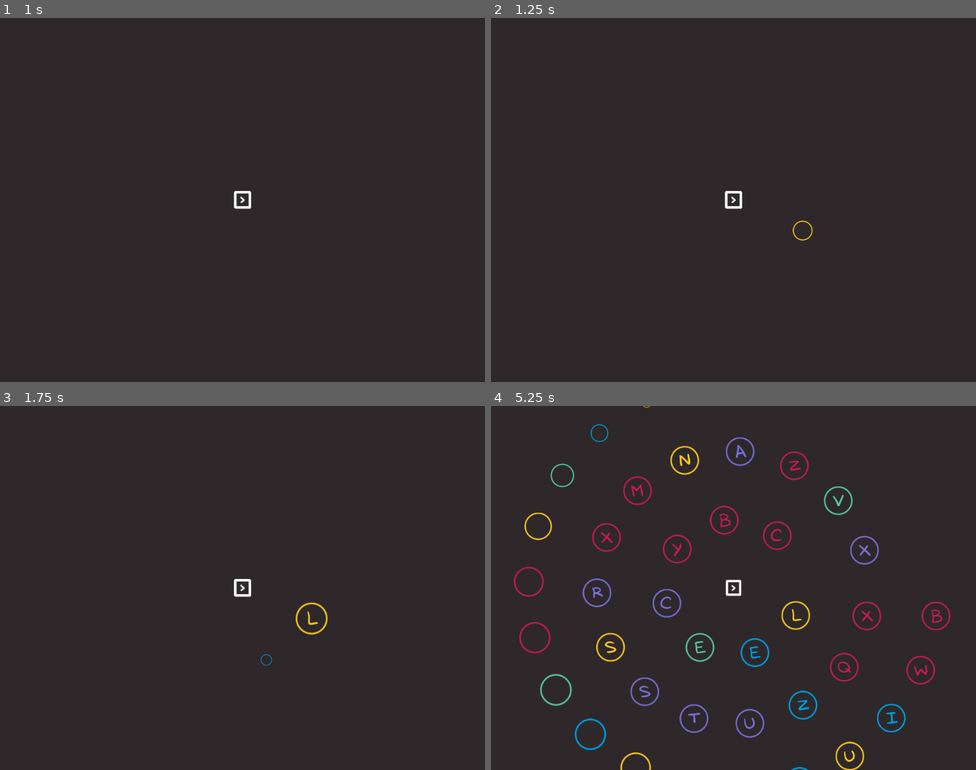
Above: before the commit, frames 1-4 (two rows, left to right).
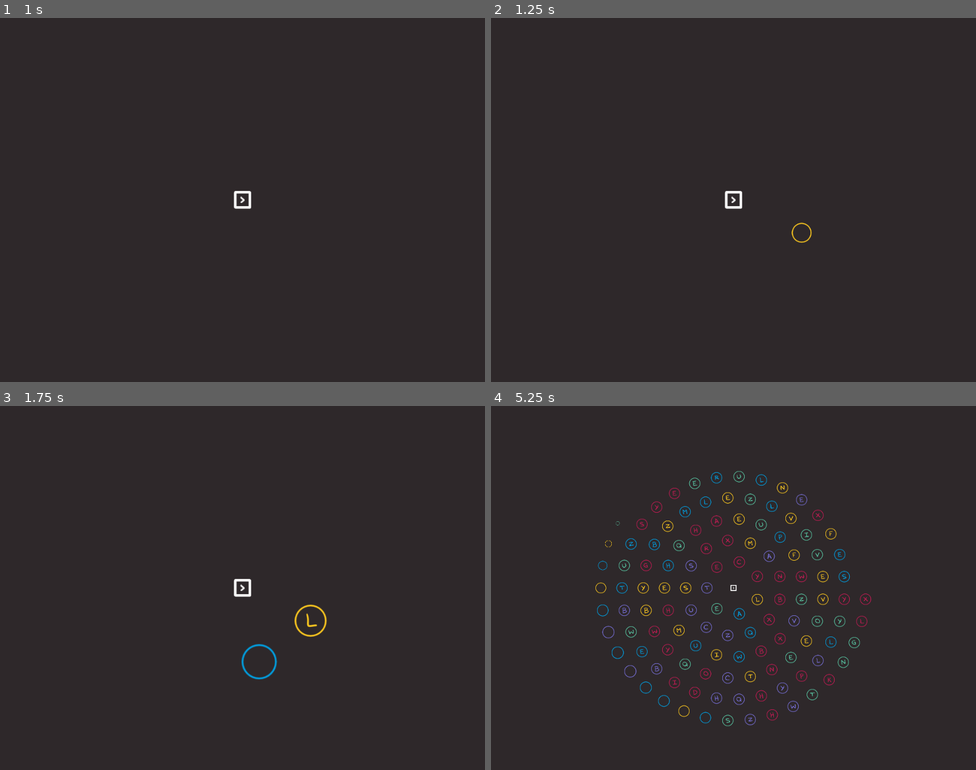
Above: after the commit, the same moments.

Repository: gontzalve/SSLS
Game: Godot game, scene res://scenes/game/main/main.tscn
Two runs of this game, one before a commit and one after it. Both use one fixed random seed, a clock stepped at 60 frames per second and the inputs below.
Inputs (mouse positions are in pixels of both pictures, inside the frame that each line leads up to):
- Up to frame 1 (1 s): tap Enter at 0.5 s; move the mouse to (349, 181) at 0.52 s; hold D (move_right) from 0.53 s (still down); tap Mouse wheel up (zoom_in) at 0.6 s; tap Mouse wheel down (zoom_out) at 0.8 s
- Up to frame 2 (1.25 s): keep holding D (move_right)
- Up to frame 3 (1.75 s): tap Space at 1.25 s; move the mouse to (145, 606) at 1.27 s; release D (move_right) at 1.28 s; hold S (move_down) from 1.28 s (still down); tap Mouse wheel down (zoom_out) at 1.35 s; tap Mouse wheel up (zoom_in) at 1.55 s
- Up to frame 4 (5.25 s): move the mouse to (782, 507) at 2.02 s; release S (move_down) at 2.03 s; hold D (move_right) 2.03-2.78 s; click (782, 507) at 2.1 s; tap Mouse wheel down (zoom_out) at 2.3, 3.6, 5.1 s; move the mouse to (709, 660) at 2.77 s; hold W (move_up) 2.78-3.53 s; tap Mouse wheel up (zoom_in) at 2.85, 4.35 s; move the mouse to (879, 642) at 3.52 s; hold A (move_left) 3.53-5.03 s; move the mouse to (588, 533) at 4.27 s; move the mouse to (757, 588) at 5.02 s; hold S (move_down) from 5.03 s (still down)

Frame 1 is identical in both runs. In frame 2, less than 0.1% of the frame differs, in the area x 61-67%, y 55-62%; in frame 3, 0.4%; in frame 4, 7.3%, in the area x 4-95%, y 0-100%.

Commit message:
Refactor camera zoom script

Diff:
--- a/scenes/game/camera/camera_zoom.gd
+++ b/scenes/game/camera/camera_zoom.gd
@@ -15,8 +15,9 @@
 const ZOOM_IN_ACTION: String = "zoom_in"
 const ZOOM_OUT_ACTION: String = "zoom_out"
 
-const MAX_ZOOM_IN: float = 1
-const MAX_ZOOM_OUT: float = 0.5
+const ZOOM_IN_LEVEL_FROM_PLAYER: float = 1
+const ZOOM_OUT_LEVEL_FROM_PLAYER: float = 0.5
+const ZOOM_MIN_LEVEL: float = 0.3
 const ZOOM_STEP: float = 0.1
 const ZOOM_DETECTION_TIME: float = 0.3
 const ZOOM_INACTIVITY_TIME: float = 0.2
@@ -34,15 +35,21 @@
 	current_zoom_transition = ZoomTransitionState.NONE
 	zoom_detection_timer = 0
 	zoom_inactivity_timer = 0
-	_set_zoom(1)
+	apply_zoom_level(1)
 
 
 func _process(delta: float) -> void:
 	_check_zoom_input(delta)
 
 
-func start_zoom(zoom_target: float, duration: float) -> void:
-	_tween_camera_zoom(zoom_target, duration)
+func apply_zoom_level(zoom_level: float) -> void:
+	current_zoom = maxf(zoom_level, ZOOM_MIN_LEVEL)
+	camera2D.zoom = Vector2.ONE * current_zoom
+
+
+func start_zoom(zoom_level: float, duration: float) -> void:
+	current_zoom = maxf(zoom_level, ZOOM_MIN_LEVEL)
+	_tween_camera_zoom(current_zoom, duration)
 
 
 func get_current_zoom() -> float:
@@ -71,9 +78,9 @@
 	zoom_detection_timer += delta * ZOOM_SENSIBILITY
 	if zoom_detection_timer >= ZOOM_DETECTION_TIME:
 		if detected_input == 1:
-			_zoom_in()
+			_zoom_in_from_player()
 		else:
-			_zoom_out()
+			_zoom_out_from_player()
 
 
 func _get_zoom_input() -> int:
@@ -90,25 +97,20 @@
 		return
 	zoom_inactivity_timer += delta
 	if zoom_inactivity_timer >= ZOOM_INACTIVITY_TIME:
-		_reset()
+		_reset_zoom_detection()
 
 
-func _zoom_in() -> void:
+func _zoom_in_from_player() -> void:
 	current_zoom_transition = ZoomTransitionState.EXECUTING_ZOOM_IN
-	_set_zoom(MAX_ZOOM_IN)
+	start_zoom(ZOOM_IN_LEVEL_FROM_PLAYER, PLAYER_ZOOM_DURATION)
 	zoom_changed.emit(true)
 
 
-func _zoom_out() -> void:
+func _zoom_out_from_player() -> void:
 	current_zoom_transition = ZoomTransitionState.EXECUTING_ZOOM_OUT
-	_set_zoom(MAX_ZOOM_OUT)
+	start_zoom(ZOOM_OUT_LEVEL_FROM_PLAYER, PLAYER_ZOOM_DURATION, )
 	zoom_changed.emit(false)
 
-
-func _set_zoom(zoom_level: float) -> void:
-	zoom_level = clampf(zoom_level, MAX_ZOOM_OUT, MAX_ZOOM_IN)
-	current_zoom = zoom_level
-	_tween_camera_zoom(zoom_level, PLAYER_ZOOM_DURATION)
 
 
 func _tween_camera_zoom(zoom_level: float, duration: float) -> void:
@@ -121,10 +123,10 @@
 
 
 func _on_tween_ended():
-	_reset()
+	_reset_zoom_detection()
 
 
-func _reset():
+func _reset_zoom_detection():
 	current_zoom_transition = ZoomTransitionState.NONE
 	zoom_detection_timer = 0
 	zoom_inactivity_timer  = 0
--- a/scenes/game/letter/letter.gd
+++ b/scenes/game/letter/letter.gd
@@ -7,6 +7,9 @@
 
 var assigned_letter_char: String = ""
 var assigned_color: Color
+
+@export var audio_player: AudioStreamPlayer
+@export var sfx_appear: AudioStream
 
 const LETTER_GROUP_NAME: String = "letters"
 const CLOSE_TO_ZERO_SPEED: float = 3
@@ -35,6 +38,7 @@
 
 func _on_appeared() -> void:
 	$LetterSprite.show()
+	# _play_appear_sfx(randf_range(0.9, 1.1))
 
 
 func _physics_process(delta: float) -> void:
@@ -98,3 +102,9 @@
 func _set_color(color: Color) -> void:
 	$LetterSprite.modulate = color
 	$Outline.modulate = color
+
+
+func _play_appear_sfx(pitch: float) -> void:
+	audio_player.pitch_scale = pitch
+	audio_player.stream = sfx_appear
+	audio_player.play()
--- a/scenes/game/letter/letter.tscn
+++ b/scenes/game/letter/letter.tscn
@@ -1,15 +1,16 @@
-[gd_scene load_steps=7 format=3 uid="uid://d2mt4713epsq8"]
+[gd_scene load_steps=8 format=3 uid="uid://d2mt4713epsq8"]
 
 [ext_resource type="Script" path="res://scenes/game/letter/letter.gd" id="1_ykfcf"]
 [ext_resource type="Resource" uid="uid://cdk1xdepsungo" path="res://data/color_palette/color_palette.tres" id="2_lpad2"]
 [ext_resource type="Resource" uid="uid://b416tkf4phlrv" path="res://data/letters/letter_textures.tres" id="3_pbucg"]
 [ext_resource type="Texture2D" uid="uid://eq00cndsu4vj" path="res://graphics/game/letters/letter_a.png" id="4_5eqql"]
+[ext_resource type="AudioStream" uid="uid://bqp56jh80yxre" path="res://sfxs/sfx_splash.wav" id="4_tfia8"]
 [ext_resource type="Texture2D" uid="uid://b35s65xixkvam" path="res://graphics/game/outline/outline.png" id="5_qugxa"]
 
 [sub_resource type="CircleShape2D" id="CircleShape2D_pp8vm"]
 radius = 32.0
 
-[node name="Letter" type="CharacterBody2D" groups=["letters"]]
+[node name="Letter" type="CharacterBody2D" node_paths=PackedStringArray("audio_player") groups=["letters"]]
 collision_layer = 2
 collision_mask = 7
 motion_mode = 1
@@ -18,6 +19,8 @@
 letter_textures_data = ExtResource("3_pbucg")
 force_magnitude = 15.0
 friction = Vector2(320, 320)
+audio_player = NodePath("AudioStreamPlayer")
+sfx_appear = ExtResource("4_tfia8")
 
 [node name="LetterSprite" type="Sprite2D" parent="."]
 scale = Vector2(0.75, 0.75)
@@ -28,3 +31,5 @@
 
 [node name="CollisionShape2D" type="CollisionShape2D" parent="."]
 shape = SubResource("CircleShape2D_pp8vm")
+
+[node name="AudioStreamPlayer" type="AudioStreamPlayer" parent="."]
--- a/scenes/game/levels/level_generator.gd
+++ b/scenes/game/levels/level_generator.gd
@@ -12,15 +12,15 @@
 var letter_node_slot_radius: float
 var current_spawn_circle_radius: float
 
-const LETTER_COUNT: int = 360
+const LETTER_COUNT: int = 180
 const LETTER_REPETITIONS: int = 4
 
 const LETTER_NODE_RADIUS: float = 54.0
 const LETTER_NODE_RADIUS_PADDING: float = 8.0
 const SPAWN_CIRCLE_INITIAL_RADIUS: float = 150.0
-const SPAWN_CIRCLE_RADIUS_INCREASE_STEP: float = 150.0
+const SPAWN_CIRCLE_RADIUS_INCREASE_STEP: float = 120.0
 
-const LETTER_APPEAR_INITIAL_DELAY: float = 0.5
+const LETTER_APPEAR_INITIAL_DELAY: float = 0.4
 
 
 func _ready() -> void:
@@ -45,12 +45,14 @@
 	var spawned_letters: int = 0
 	current_spawn_circle_radius = SPAWN_CIRCLE_INITIAL_RADIUS
 	while spawned_letters < LETTER_COUNT:
-		print("Spawned Letters: " , spawned_letters, " / Spawn Radius: ", current_spawn_circle_radius)
+		# print("Spawned Letters: " , spawned_letters, " / Spawn Radius: ", current_spawn_circle_radius)
 		var letter_slot_angle: float = _calculate_letter_slot_angle(current_spawn_circle_radius)
 		var letter_slot_count: int = floori(360.0 / letter_slot_angle)
-		letter_slot_count = min(letter_slot_count, LETTER_COUNT - spawned_letters)
-		print("Slot Angle: " , letter_slot_angle)
-		print("Letter slots: " , letter_slot_count)
+		letter_slot_angle = 360.0 / letter_slot_count
+		if letter_slot_count > LETTER_COUNT - spawned_letters:
+			return
+		# print("Slot Angle: " , letter_slot_angle)
+		# print("Letter slots: " , letter_slot_count)
 		var letter_node_ring: Array[Node] = []
 		for i in range(letter_slot_count):
 			var spawn_angle: float = (letter_slot_angle / 2) + i * letter_slot_angle
@@ -60,7 +62,8 @@
 			spawned_letters += 1
 		letter_node_rings.append(letter_node_ring)
 		current_spawn_circle_radius += SPAWN_CIRCLE_RADIUS_INCREASE_STEP
-		print("-------------------------------")
+		print("spawned: ", spawned_letters)
+		# print("-------------------------------")
 
 
 func _calculate_letter_slot_angle(spawn_radius: float) -> float:
@@ -115,14 +118,15 @@
 			delay = maxf(delay, 0.01)
 			await get_tree().create_timer(delay).timeout
 			appeared_letter_count += 1
-		level_ring_appeared.emit()
+		if i < letter_node_rings.size() - 1:
+			level_ring_appeared.emit()
 	await get_tree().create_timer(0.5).timeout
 	level_created.emit()
 
 
 func _calculate_letter_appear_delay(letter_index: int) -> float:
 	var delay: float = LETTER_APPEAR_INITIAL_DELAY
-	delay -= LETTER_APPEAR_INITIAL_DELAY * _ease_out_expo(letter_index / 48.0)
+	delay -= LETTER_APPEAR_INITIAL_DELAY * _ease_out_expo(letter_index / 36.0)
 	return delay
 
 
--- a/scenes/game/main/main_controller.gd
+++ b/scenes/game/main/main_controller.gd
@@ -32,10 +32,13 @@
 
 
 func _on_level_ring_appeared() -> void:
-	game_camera.start_zoom(game_camera.get_current_zoom() - 0.1, 0.4)
+	game_camera.start_zoom(game_camera.get_current_zoom() - 0.13, 0.3)
 	pass
 
 func _on_level_created() -> void:
+	await get_tree().create_timer(0.5).timeout
+	game_camera.start_zoom(1, 0.6)
+	await get_tree().create_timer(1.2).timeout
 	game_cursor.show_cursor()
 	player.allow_input()
 
--- a/scenes/splash/splash_sequencer.gd
+++ b/scenes/splash/splash_sequencer.gd
@@ -112,16 +112,7 @@
 		letter.self_modulate = color
 
 
-#func _play_splash_sfx(randomPitch: bool) -> void:
-#	var pitch: float = randf_range(0.9, 1.1) if randomPitch else 1
-#	print(pitch)
-#	audio_player.pitch_scale = pitch
-#	audio_player.stream = sfx_splash
-#	audio_player.play()
-
-
 func _play_splash_sfx(pitch: float) -> void:
 	audio_player.pitch_scale = pitch
 	audio_player.stream = sfx_splash
 	audio_player.play()
-	pass
